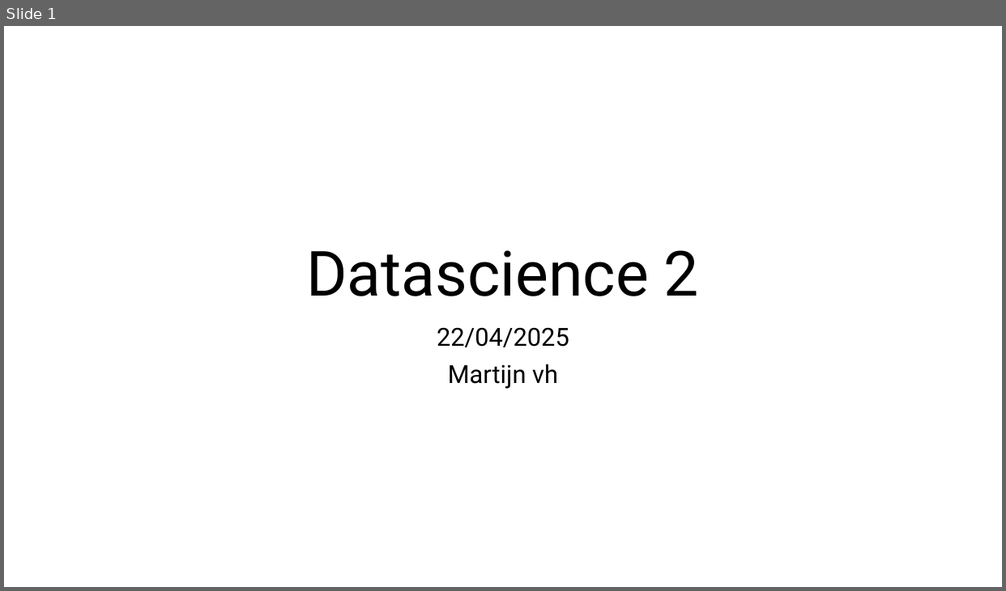
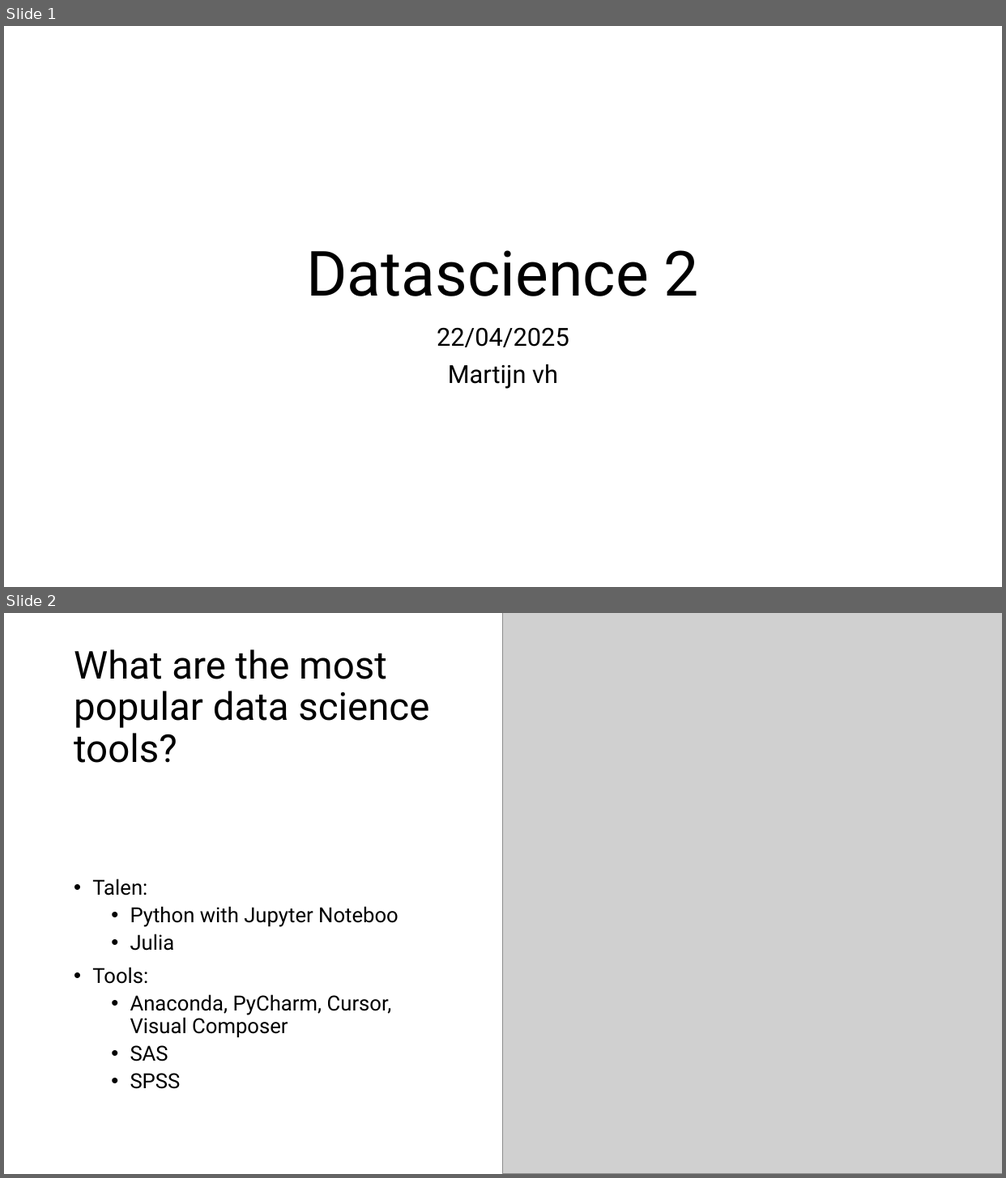
Before and after one commit to oldmartijntje/avans1.4-portfolio, a slide deck: assignment 2.pptx. Shown one above the other, each under a label of ours: slide 1 before the commit, slides 1 and 2 after it. The pictures are 1006x591 and 1006x1178 pixels, drawn with LibreOffice and Linux fonts; fonts in the diff are those of the drawing; grey boxes stand for pictures. Boxes give left, top, right and bottom in pixels: in the first picture for what was removed or moved away, otherwise in the second. Text is boxed around its words. In the diff, an @@ line names an element or a change of style, - is before the commit and + after.

```diff
--- a/assignment 2.pptx
+++ b/assignment 2.pptx
@@ slide 2 added at [4, 613, 1002, 1174], background #FFFFFF @@
@@ rectangle added at [4, 613, 701, 800], fill #FFFFFF @@
@@ picture added at [503, 613, 1002, 1174] @@
@@ title added at [74, 649, 429, 763], 37 pt, text #000000 @@
+What are the most popular data science tools?
@@ text added at [92, 879, 398, 1089], 20 pt, text #000000 @@
+• Talen:
+  • Python with Jupyter Noteboo
+  • Julia
+• Tools:
+  • Anaconda, PyCharm, Cursor, Visual Composer
+  • SAS
+  • SPSS
```
Also in this commit, not shown: 5 other files.
